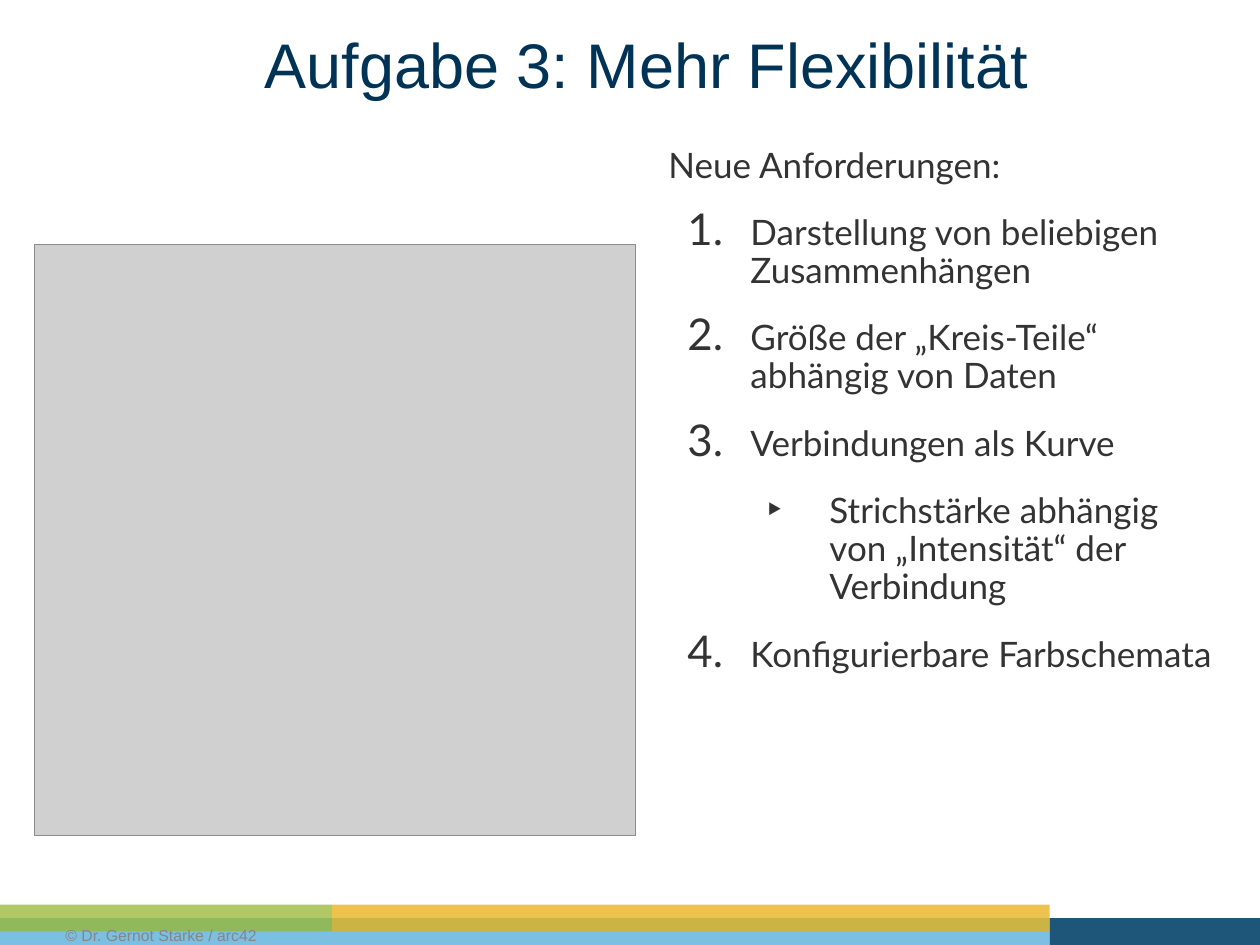
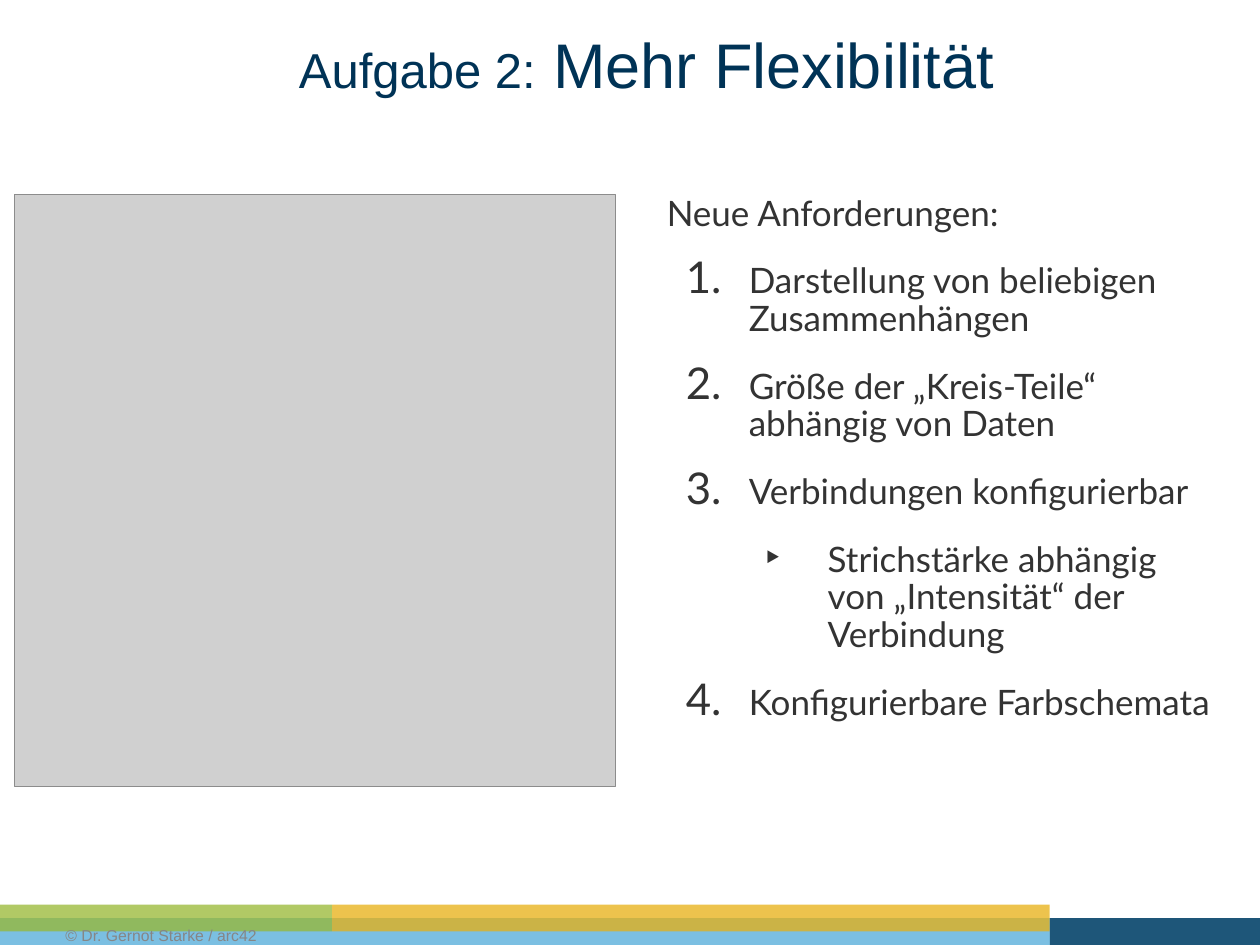
Before and after one commit to gernotstarke/cirQlizr, a slide deck: slide 6 of doc/Design-Challenge.pptx. Drawn at 1260x945 pixels with LibreOffice and Linux fonts; fonts in the diff are those of the drawing; grey boxes stand for pictures. Boxes give left, top, right and bottom in pixels: in the first picture for what was removed or moved away, otherwise in the second. Text is boxed around its words. In the diff, an @@ line names an element or a change of style, - is before the commit and + after.

```diff
--- a/doc/Design-Challenge.pptx
+++ b/doc/Design-Challenge.pptx
@@ title at (x1=299, y1=42, x2=994, y2=98): text changed @@
-Aufgabe 3: Mehr Flexibilität
+Aufgabe 2: Mehr Flexibilität
@@ picture moved from (x1=35, y1=244, x2=636, y2=835) to (x1=15, y1=195, x2=616, y2=786) @@
@@ text "Neue Anforderungen:" moved from (x1=668, y1=152, x2=1211, y2=673) to (x1=667, y1=200, x2=1210, y2=722) @@
@@ text at (x1=749, y1=478, x2=1188, y2=511): text changed @@
-  3. Verbindungen als Kurve
+  3. Verbindungen konfigurierbar
```
Also in this commit, not shown: 2 other slides changed, 1 slide added, 1 slide removed.
